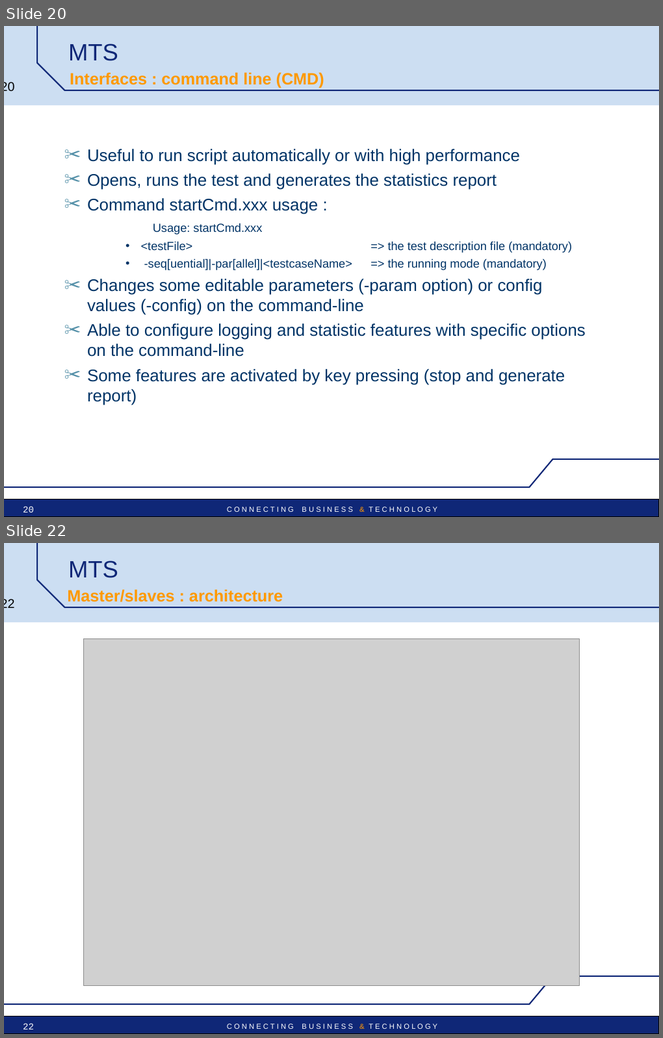
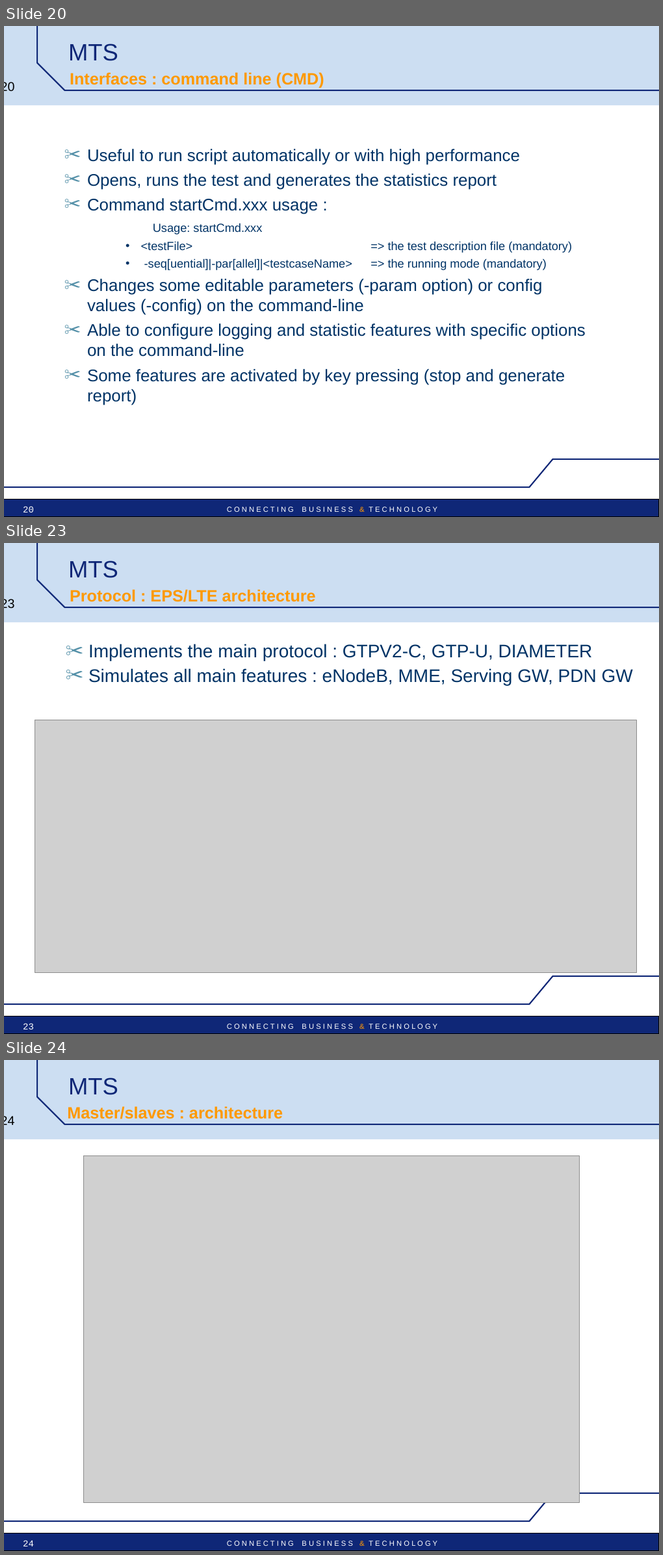
Before and after one commit to vu3mmg/mts-project, a slide deck: trunk/mts/src/main/doc/MTS_pres_technical.ppt. Shown one above the other, each under a label of ours: slides 20 and 22 before the commit, slides 20, 23 and 24 after it; the slides between them are not shown. The pictures are 663x1038 and 663x1555 pixels, drawn with LibreOffice and Linux fonts; fonts in the diff are those of the drawing; grey boxes stand for pictures; background and template pictures are left out. Boxes give left, top, right and bottom in pixels: in the first picture for what was removed or moved away, otherwise in the second. Text is boxed around its words. In the diff, an @@ line names an element or a change of style, - is before the commit and + after.

```diff
--- a/trunk/mts/src/main/doc/MTS_pres_technical.ppt
+++ b/trunk/mts/src/main/doc/MTS_pres_technical.ppt
@@ slide 23 added at [4, 543, 659, 1034], background #FFFFFF; not listed: 6 template elements that a slide beside it also shows @@
@@ title added at [68, 561, 118, 578], 26 pt, text #0F2777 @@
+MTS
@@ text added at [70, 589, 316, 602], 18 pt, text #FF9900, bold @@
+Protocol : EPS/LTE architecture
@@ text added at [88, 644, 633, 685], 20 pt, text #003366 @@
+✂ Implements the main protocol : GTPV2-C, GTP-U, DIAMETER
+✂ Simulates all main features : eNodeB, MME, Serving GW, PDN GW
@@ picture added at [35, 720, 637, 973] @@
@@ page number added at [23, 1023, 34, 1030], 10 pt, text #FFFFFF @@
+23
@@ what was slide 22 is now slide 24 @@
@@ page number at [4, 1116, 15, 1125]: text changed @@
-22
+24
@@ page number at [23, 1540, 34, 1547]: text changed @@
-22
+24
```
Also in this commit, not shown: 1 slide changed, 1 other slide added.
